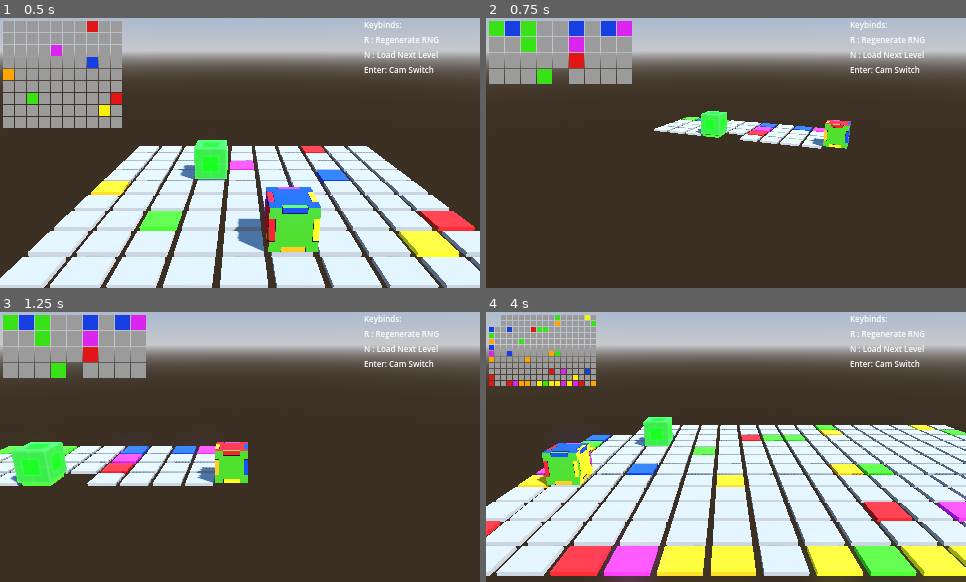
Above: before the commit, frames 1-4 (two rows, left to right).
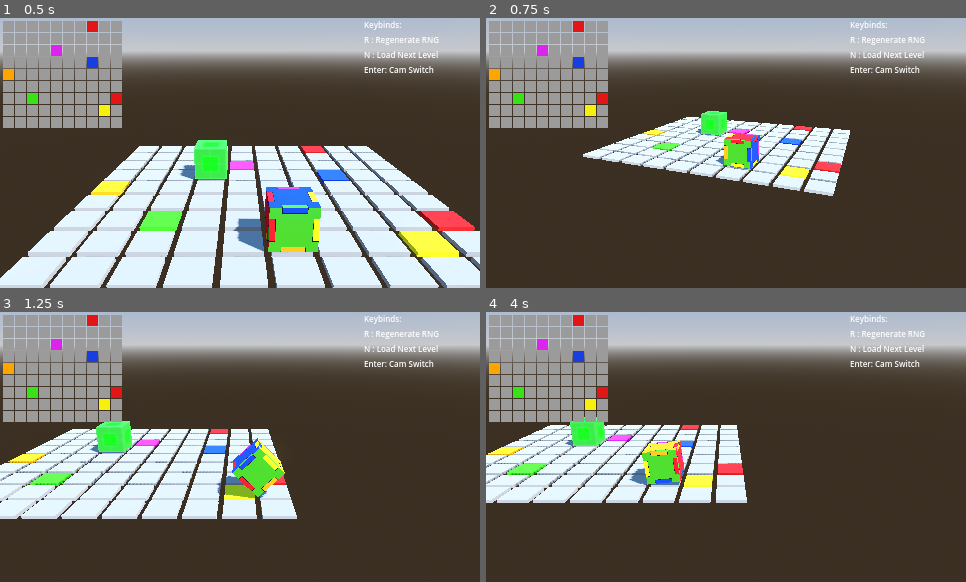
Above: after the commit, the same moments.

Repository: garrettjwilke/cu-on-pa
Game: Godot game, scene res://scenes/3d/game_base.tscn
Two runs of this game, one before a commit and one after it. Both use one fixed random seed, a clock stepped at 60 frames per second and the inputs below.
Inputs:
- Up to frame 1 (0.5 s): no input
- Up to frame 2 (0.75 s): tap Enter (ui_accept) at 0.5 s; hold D (right) from 0.53 s (still down); tap N (level_next) at 0.6 s
- Up to frame 3 (1.25 s): keep holding D (right); tap Enter (ui_accept) at 0.77 s
- Up to frame 4 (4 s): release D (right) at 1.28 s; hold S (back) 1.28-2.03 s; tap N (level_next) every 0.75 s from 1.35 to 3.6 s; tap Enter (ui_accept) at 1.52, 2, 3.02, 3.77 s; hold D (right) 2.03-2.78 s; hold W (forward) 2.78-3.53 s; tap R (reset) at 3.5 s; hold A (left) from 3.53 s (still down)

Frame 1 is identical in both runs. In frame 2, 15% of the frame differs, in the area x 0-77%, y 1-66%; in frame 3, 23%; in frame 4, 51%, in the area x 0-100%, y 1-100%.

Commit message:
terrible print commands to find bugs

Diff:
--- a/scripts/cube_3d.gd
+++ b/scripts/cube_3d.gd
@@ -40,12 +40,18 @@
 		Vector3(90,0,0),Vector3(90,-90,0),Vector3(90,90,0),Vector3(90,180,0),Vector3(90,-180,0):
 			NEW_COLOR = "purple"
 		_:
+			print()
+			print("WARNING:")
+			print(str("cube_3d.gd - match_orientation: color not found. ", direction))
 			NEW_COLOR = "null"
 	return NEW_COLOR
 
+var IS_ACTIVE = "false"
 # before actually rolling, we want check for the color of the tile we are rolling into
 # so this junk below will create a fake cube and roll it to find if we can even land there
 func fake_roll(dir):
+	if rolling:
+		return "false"
 	# create a FAKE_PIVOT mesh
 	var FAKE_PIVOT = Node3D.new()
 	FAKE_PIVOT.name = "FAKE_PIVOT"
@@ -74,8 +80,6 @@
 	FUTURE_ORIENTATION = round_vect3(FAKE_MESH.rotation_degrees)
 	# we use the orientation of the FAKE_MESH to determine what color would be on top if we move
 	FUTURE_ORIENTATION_COLOR = match_orientation(FUTURE_ORIENTATION)
-	print("future orientation: ", FUTURE_ORIENTATION)
-	print(str("current orientation : ", CURRENT_ORIENTATION))
 	# we then delete the FAKE_PIVOT and FAKE_MESH
 	FAKE_PIVOT.queue_free()
 	# we need to get the properties of the tile we are moving into
@@ -85,6 +89,9 @@
 	var CELL_DATA = hmls.LEVEL_MATRIX[CELL.y][CELL.x]
 	# we then take that CELL_DATA and get color and attributes of the tile we are trying to move to
 	var CHECK_COLOR = hmls.get_cell_data(CELL_DATA)
+	print()
+	print("attempted cube color: ", FUTURE_ORIENTATION_COLOR, " ", FUTURE_ORIENTATION)
+	print("attempted tile color: ", CHECK_COLOR[1])
 	# if the color is gray, we should be able to move into it
 	if CHECK_COLOR[1] == "gray":
 		# we set the color to the cube orientation color
